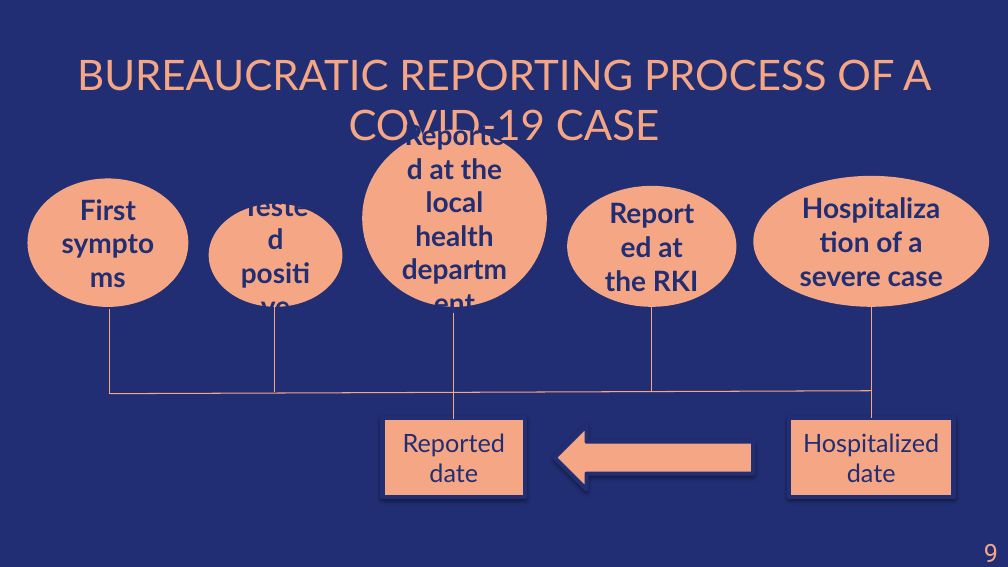
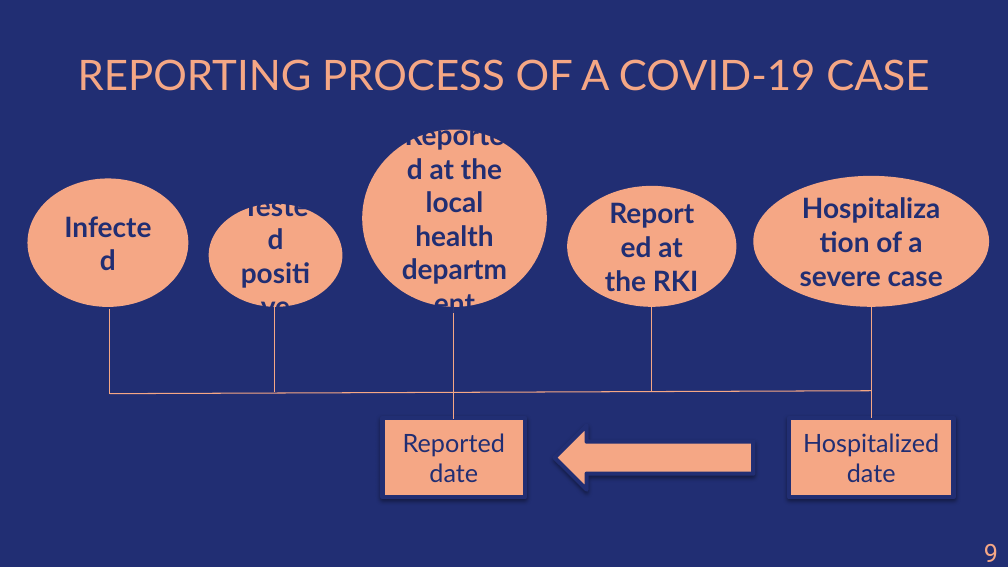
Before and after one commit to amarquard089/Covid19-Hospitalisierungsrate, a slide deck: slide 9 of Praesentation/COVID-19 Hospitalisierungsrate.pptx. Drawn at 1008x567 pixels with LibreOffice and Linux fonts; fonts in the diff are those of the drawing. Boxes give left, top, right and bottom in pixels: in the first picture for what was removed or moved away, otherwise in the second. Text is boxed around its words. In the diff, an @@ line names an element or a change of style, - is before the commit and + after.

Commit message:
typo in PP

```diff
--- a/Praesentation/COVID-19 Hospitalisierungsrate.pptx
+++ b/Praesentation/COVID-19 Hospitalisierungsrate.pptx
@@ title at bbox=[78, 59, 929, 91]: text changed @@
-BUREAUCRATIC REPORTING PROCESS OF A COVID-19 CASE
+REPORTING PROCESS OF A COVID-19 CASE
@@ text in ellipse at bbox=[80, 199, 136, 221]: text changed @@
-First symptoms
+Infected
```
